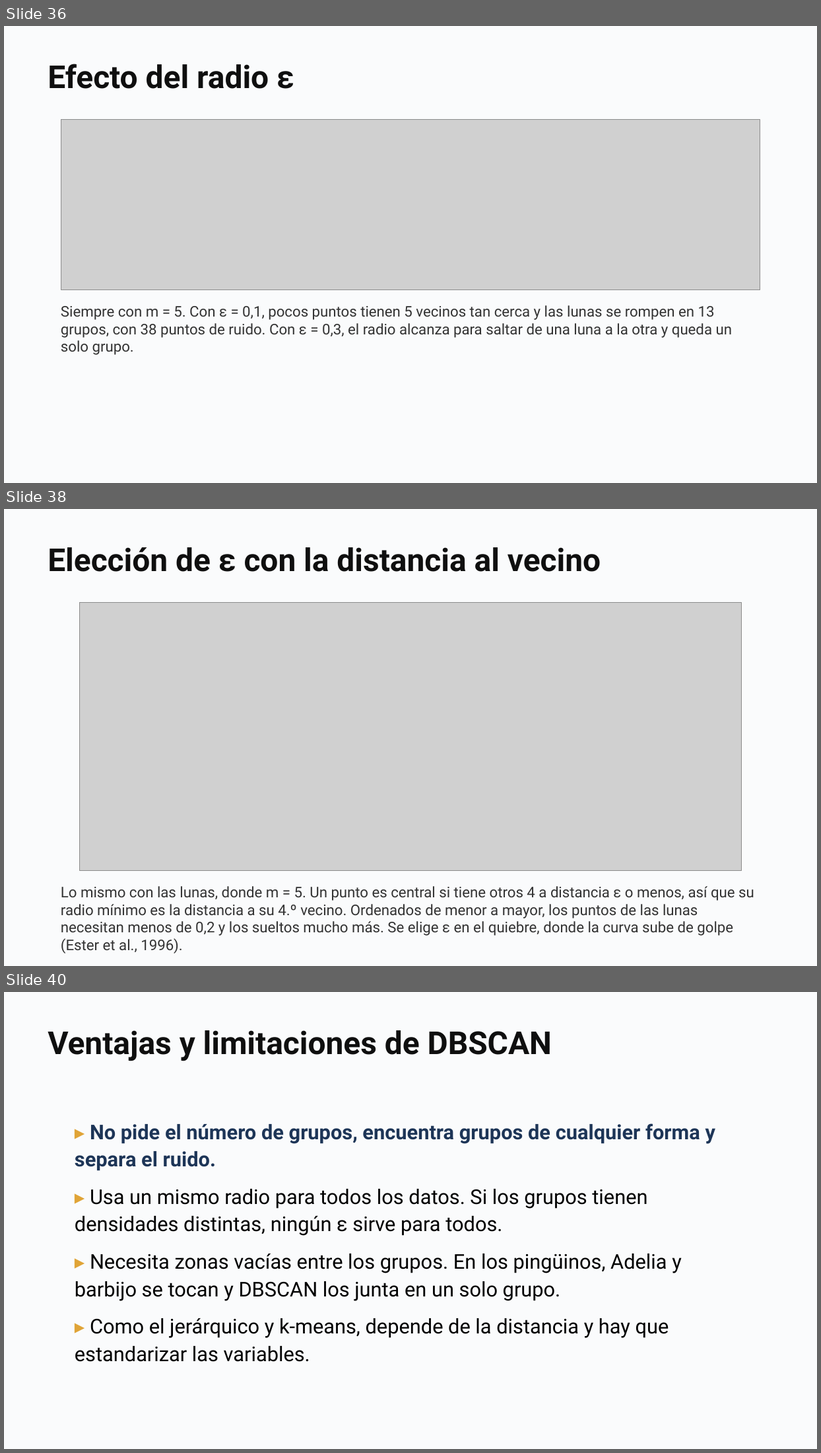
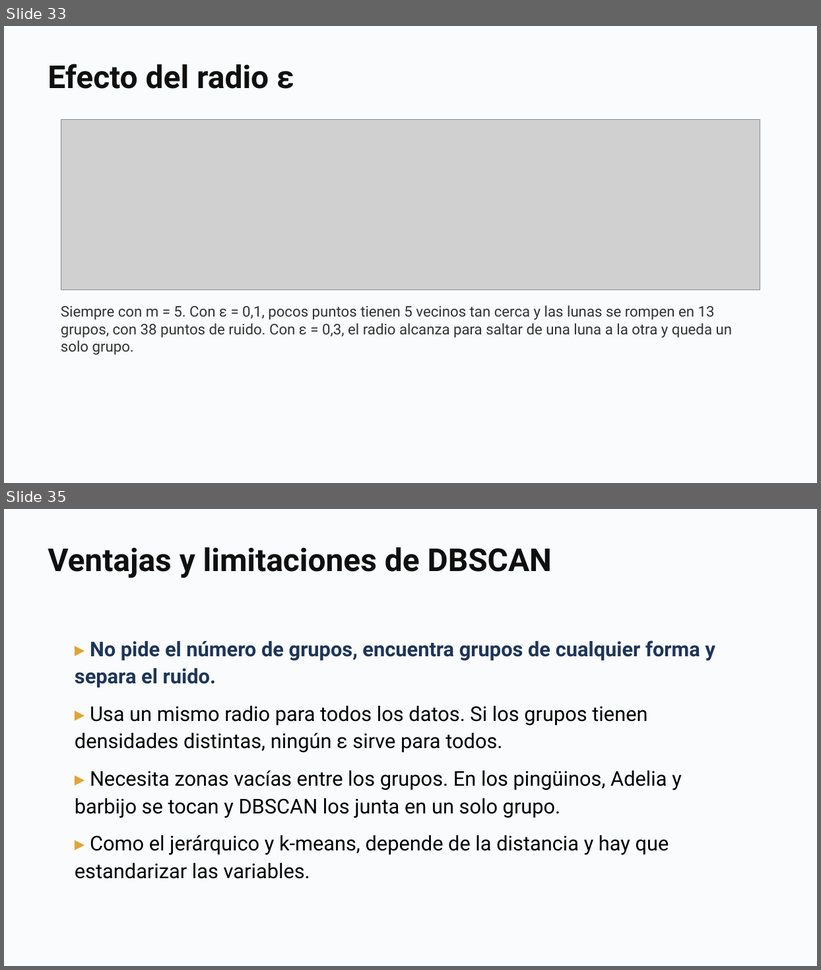
Before and after one commit to daniopitz/cienciadatos, a slide deck: presentaciones/clase09_clustering.pptx. Shown one above the other, each under a label of ours: slides 36, 38 and 40 before the commit, slides 33 and 35 after it; the slides between them are not shown. The pictures are 821x1453 and 821x970 pixels, drawn with LibreOffice and Linux fonts; fonts in the diff are those of the drawing; grey boxes stand for pictures. Boxes give left, top, right and bottom in pixels: in the first picture for what was removed or moved away, otherwise in the second. Text is boxed around its words. In the diff, an @@ line names an element or a change of style, - is before the commit and + after.

```diff
--- a/presentaciones/clase09_clustering.pptx
+++ b/presentaciones/clase09_clustering.pptx
@@ slide 38 removed at [4,509,817,966], background #FFFFFF @@
@@ rectangle removed at [4,509,817,966] @@
@@ text removed at [48,547,601,572] @@
-Elección de ε con la distancia al vecino
@@ picture removed at [80,603,741,871] @@
@@ text removed at [61,886,754,953] @@
-Lo mismo con las lunas, donde m = 5. Un punto es central si tiene otros 4 a distancia ε o menos, así que su radio mínimo es la distancia a su 4.º vecino. Ordenados de menor a mayor, los puntos de las lunas necesitan menos de 0,2 y los sueltos mucho más. Se elige ε en el quiebre, donde la curva sube de golpe (Ester et al., 1996).
@@ what was slide 36 is now slide 33 @@
@@ what was slide 40 is now slide 35 @@
```
Also in this commit, not shown: 3 slides changed, 5 other slides removed, 2 other files.
